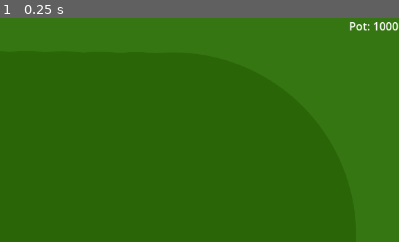
Above: before the commit, frame 1.
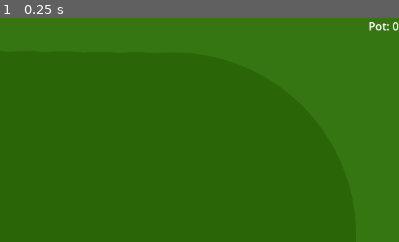
Above: after the commit, the same moment.

Repository: TiamatInteractive/Poker
Game: Godot game, scene res://game_table/Poker_Table.tscn
Same seed, same stepped clock (60 frames per second), same inputs: the game is played once before the commit and once after it.
Inputs:
- Up to frame 1 (0.25 s): no input
The pictures show only the part of the screen within x 50-100%, y 0-50%; the shares and areas given below are measured in that part.

The runs differ from the first frame. In frame 1, 0.3% of the frame differs, in the area x 87-100%, y 1-6%.

Commit message:
WIP: created base connection and started syncronization

Diff:
--- /dev/null
+++ b/Game.gd
@@ -0,0 +1,32 @@
+extends Node
+
+@onready var address_entry = $Main_Menu/CenterContainer/VBoxContainer/Addres_Entry
+@onready var main_menu = $Main_Menu
+@onready var table = $PokerTable
+
+const PORT = 18341
+var enet_peer = ENetMultiplayerPeer.new()
+
+func _ready():
+	get_tree().paused = true
+
+func _on_host_pressed():
+	table.show()
+	main_menu.hide()
+	enet_peer.create_server(PORT)
+	multiplayer.multiplayer_peer = enet_peer
+	multiplayer.peer_connected.connect(table.add_player)
+	get_tree().paused = false
+	table.big_binds = [200, 400, 800, 1600]
+	table.start_stack = 20000
+	table.add_player(multiplayer.get_unique_id())
+
+func _on_join_pressed():
+	table.show()
+	main_menu.hide()
+	enet_peer.create_client("localhost",PORT)
+	multiplayer.multiplayer_peer = enet_peer
+	get_tree().paused = false
+	table.add_players_from_id()
+	table.start_game()
+	pass # Replace with function body.
--- /dev/null
+++ b/Game.tscn
@@ -0,0 +1,76 @@
+[gd_scene load_steps=4 format=3 uid="uid://jdjrvdpkh57d"]
+
+[ext_resource type="Script" path="res://Game.gd" id="1_fmr3v"]
+[ext_resource type="PackedScene" uid="uid://bt253hpsg673w" path="res://game_table/Poker_Table.tscn" id="2_38sks"]
+
+[sub_resource type="SceneReplicationConfig" id="SceneReplicationConfig_g6kuh"]
+properties/0/path = NodePath("PokerTable:seed_const")
+properties/0/spawn = true
+properties/0/replication_mode = 1
+properties/1/path = NodePath("PokerTable:id_button")
+properties/1/spawn = true
+properties/1/replication_mode = 1
+properties/2/path = NodePath("PokerTable:players_id")
+properties/2/spawn = true
+properties/2/replication_mode = 1
+properties/3/path = NodePath("PokerTable:actual_bet")
+properties/3/spawn = true
+properties/3/replication_mode = 1
+properties/4/path = NodePath("PokerTable:big_binds")
+properties/4/spawn = true
+properties/4/replication_mode = 1
+properties/5/path = NodePath("PokerTable:start_stack")
+properties/5/spawn = true
+properties/5/replication_mode = 1
+properties/6/path = NodePath("PokerTable:debug")
+properties/6/spawn = true
+properties/6/replication_mode = 1
+properties/7/path = NodePath("PokerTable:number_player")
+properties/7/spawn = true
+properties/7/replication_mode = 1
+
+[node name="Game" type="Node"]
+process_mode = 3
+script = ExtResource("1_fmr3v")
+
+[node name="PokerTable" parent="." instance=ExtResource("2_38sks")]
+process_mode = 1
+visible = false
+debug = false
+
+[node name="Main_Menu" type="PanelContainer" parent="."]
+anchors_preset = 15
+anchor_right = 1.0
+anchor_bottom = 1.0
+grow_horizontal = 2
+grow_vertical = 2
+
+[node name="CenterContainer" type="CenterContainer" parent="Main_Menu"]
+layout_mode = 2
+
+[node name="VBoxContainer" type="VBoxContainer" parent="Main_Menu/CenterContainer"]
+layout_mode = 2
+
+[node name="MainMenu" type="Label" parent="Main_Menu/CenterContainer/VBoxContainer"]
+layout_mode = 2
+text = "Main Menu"
+horizontal_alignment = 1
+
+[node name="Host" type="Button" parent="Main_Menu/CenterContainer/VBoxContainer"]
+layout_mode = 2
+text = "Host"
+
+[node name="Join" type="Button" parent="Main_Menu/CenterContainer/VBoxContainer"]
+layout_mode = 2
+text = "Join"
+
+[node name="Addres_Entry" type="LineEdit" parent="Main_Menu/CenterContainer/VBoxContainer"]
+layout_mode = 2
+placeholder_text = "Enter Address"
+expand_to_text_length = true
+
+[node name="MultiplayerSynchronizer2" type="MultiplayerSynchronizer" parent="."]
+replication_config = SubResource("SceneReplicationConfig_g6kuh")
+
+[connection signal="pressed" from="Main_Menu/CenterContainer/VBoxContainer/Host" to="." method="_on_host_pressed"]
+[connection signal="pressed" from="Main_Menu/CenterContainer/VBoxContainer/Join" to="." method="_on_join_pressed"]
--- a/class/bet.gd
+++ b/class/bet.gd
@@ -1,3 +1,3 @@
 extends Node
 
-static var pot:int = 1000
+static var pot:int = 0
--- a/class/hand_power.gd
+++ b/class/hand_power.gd
@@ -1,7 +1,7 @@
 extends Node
 
 # Return 0 or [5-14], 0 being that there is not flush and 2-14 the highest value from the flush
-func flush(hand:Hand, table: Array[Card])->int:
+func flush(hand:Hand, table: Array)->int:
 	var cont = 0
 	var biggest_naipe_id = 0
 	var biggest_naipe_value = 0
@@ -34,7 +34,7 @@
 	return 0
 
 # Return 0 or [5-14], 0 being that there is not straight and 2-14 the highest value from the straight
-func straight(all_cards:Array[Card])->int:
+func straight(all_cards:Array)->int:
 	var biggest_number = 0
 	var straight_size = 0
 	var max_straight_size = 0
@@ -57,7 +57,7 @@
 	return 0
 
 # Return 0 or [5-14], 0 being that there is not a straight_flush and 2-14 the highest value from the straight_flush
-func straight_flush(all_cards:Array[Card])->int:
+func straight_flush(all_cards:Array)->int:
 	var naipe : Dictionary = {}
 	for i in all_cards:
 		if naipe.has(i.color):
@@ -79,7 +79,7 @@
 # [3000-3014] being that the most valuable a three of a kind and return the value of the three of a kind
 # [7000-7014] being that the most valuable a four of a kind and return the value of the four of a kind
 
-func verify_multiple(all_cards:Array[Card])->int:
+func verify_multiple(all_cards:Array)->int:
 	var multiple = 0
 	var value = 0
 	var is_multi_equal = 0
@@ -105,7 +105,7 @@
 # Return 0 or [1000-1014]
 # 0 being that there is no second pair value
 # [1000-1014] being that there is a second pair and return the value of the pair
-func verify_multiple_secondary(all_cards:Array[Card])->int:
+func verify_multiple_secondary(all_cards:Array)->int:
 	var multiple = 0
 	var value = 0
 	var multiple_second = 0
@@ -127,7 +127,7 @@
 	if multiple_second == 1:
 		return 10000 + value_second
 	return 0
-func get_high_card_pair(hand:Hand, table:Array[Card], look_at_most:int, not_this:Array[int])-> int:
+func get_high_card_pair(hand:Hand, table:Array, look_at_most:int, not_this:Array[int])-> int:
 	table.sort_custom(compare_by_value)
 	var cards = hand.get_card().filter(func(card): return !not_this.has(card.get_value()))
 	cards.sort_custom(compare_by_value)
@@ -149,7 +149,7 @@
 			total += i.get_value()-2
 	return total
 
-func get_high_card(hand:Hand, table:Array[Card])-> int:
+func get_high_card(hand:Hand, table:Array)-> int:
 	table.sort_custom(compare_by_value)
 	var card1 = hand.card1
 	var card2 = hand.card2
@@ -173,9 +173,9 @@
 			cont += 1
 	return total
 
-func get_value_hand(hand:Hand, table:Array[Card]):
+func get_value_hand(hand:Hand, table:Array):
 	var is_flush = flush(hand,table.duplicate())
-	var all_cards:Array[Card] = table.duplicate()
+	var all_cards:Array = table.duplicate()
 	all_cards.append_array(hand.get_card())
 	all_cards.sort_custom(compare_by_value)
 	var is_straight = straight(all_cards)
--- a/class/player.gd
+++ b/class/player.gd
@@ -1,6 +1,6 @@
 class_name Player
 
-var id:String
+var id:int
 var name:String
 var chair:int
 var hand: Hand
@@ -19,7 +19,7 @@
 var action: String
 var mark:String
 
-func _init(stack_:int,chair_:int, is_ia_:bool = true):
+func _init(stack_:int,chair_:int, id_:int, is_ia_:bool = true):
 	stack = stack_
 	actual_bet = 0
 	is_playing = true
@@ -30,3 +30,4 @@
 		name = "IA " + str(chair_)
 	else:
 		name = "Guilherme"
+	id = id_
--- a/game_table/Poker_Table.gd
+++ b/game_table/Poker_Table.gd
@@ -11,20 +11,28 @@
 const x_offset = [72.5,45,0,-45,-72.5,-45,0,-45]
 const y_offset = [0,45,72.5,45,0,-45,75.5,45]
 const rotation_degrees_cards = [0, 45, 90, 135, 180, 225, 270, 315]
-var start_stack:int
+var pot:int:
+	get:
+		return pot
+	set(value):
+		pot = value
+		bet_menu.pot = value
 var step:int
 var packet:Packet
+@export var seed_const:int = 12
 var id_player_actual:int
-var id_button:int
+@export var id_button:int
 var big_bind:int
 var small_bind:int
-var actual_bet:int
-var players: Array
-var table: Array[Card]
+@export var actual_bet:int
+var players: Array = []
+@export var players_id: Array = []
+@export var table: Array
 var hands_draw: Array
 var table_draw: Array
 const scale1 = Vector2(0.25, 0.25)
-@export var big_binds:Array[int]
+@export var big_binds: Array = [100]
+@export var start_stack = 0
 @export var number_player:int
 @export var debug:bool = true
 
@@ -34,28 +42,49 @@
 func _ready():
 	packet = Packet.new()
 	step = 0
+	if debug:
+		big_binds = [100, 200, 400, 800]
+		number_player = 2
+		start_stack = 10000
+		players.append(Player.new(start_stack, 0, 1, false))
+		for i in range(number_player-1):
+			players.append(Player.new(start_stack, i+1,1))
+		start_game()
+	#for i in range(number_player):
+		#players.append(Player.new(start_stack,i))
+
+func add_player(peer_id):
+	var test = players_id.duplicate()
+	test.append(peer_id)
+	players_id = test
+	players.append(Player.new(start_stack, number_player, peer_id, false))
+	number_player += 1
+	if number_player > 1:
+		start_game()
+
+func add_players_from_id():
+	for i in range(players.size(), players_id.size()):
+		players.append(Player.new(start_stack, number_player, players_id[i], false))
+
+
+func start_game():
 	id_button = randi_range(0, number_player-1)
 	id_player_actual = id_button
-	if debug:
-		big_binds = [100, 200, 400, 800]
-		actual_bet = 0
-		number_player = 2
-		start_stack = 10000
-		players.append(Player.new(start_stack, 0, false))
-		for i in range(number_player-1):
-			players.append(Player.new(start_stack, i+1))
+	var p = players
+	actual_bet = 0
 	big_bind = big_binds[0]
 	small_bind = big_bind/2
-	#for i in range(number_player):
-		#players.append(Player.new(start_stack,i))
 	ui_menu.set_players_value(players)
 	$Start.start()
+
 
 # Called every frame. 'delta' is the elapsed time since the previous frame.
 func _process(_delta):
 	$HBoxContainer.size = Vector2(get_viewport_rect().size.x,0)
-	$HBoxContainer/Pot.text = "Pot: " + str(Bet.pot)
+	$HBoxContainer/Pot.text = "Pot: " + str(pot)
 	$Mesa.size = get_viewport_rect().size
+	if players.size()<players_id.size():
+		add_players_from_id()
 
 func _on_bet_menu_call_check():
 	players[id_player_actual].was_played = true
@@ -83,7 +112,7 @@
 	#raise animation
 
 func _on_start_timeout():
-	Bet.pot = 0
+	pot = 0
 	table = []
 	id_button = (id_button + 1)%number_player
 	step = 0
@@ -126,10 +155,11 @@
 		$Ia.start()
 		return
 	$FoldTime.start()
-	bet_menu.visible = true
-	bet_menu.actual_bet = actual_bet
-	var stack = players[id_player_actual].stack
-	bet_menu.max_bet = players[id_player_actual].stack
+	if multiplayer.get_unique_id() == players[id_player_actual].id:
+		bet_menu.visible = true
+		bet_menu.actual_bet = actual_bet
+		var stack = players[id_player_actual].stack
+		bet_menu.max_bet = players[id_player_actual].stack
 
 func next_step():
 	players = players.map(set_player_not_played)
@@ -158,11 +188,14 @@
 		$Table.remove_child(i)
 	table_draw = []
 	#1: Start the round
+	seed_const = randi_range(0, 100000)
+	seed(seed_const)
 	packet.set_new_packet()
 	#2: Set big and small binds
+	var p = players
 	players = players.map(set_player_start)
 	bet_menu.min_bet = big_bind
-	players[id_button].mark = "D"
+	players[id_button%number_player].mark = "D"
 	var small_binder = players[(id_button+1)%number_player]
 	var bet = select_bet(small_binder,small_bind)
 	small_binder.actual_bet = bet
@@ -225,8 +258,7 @@
 		cont += 1
 		print("winner: " + players[winner].hand.card1.get_text() + players[winner].hand.card1.color)
 		print("winner: " + players[winner].hand.card2.get_text() + players[winner].hand.card2.color)
-		var pot = Bet.pot
-		var pot_value = Bet.pot/winner_id.size()
+		var pot_value = pot/winner_id.size()
 		players[winner].stack += pot_value
 	players = players.filter(func(player:Player): return player.stack > 0)
 	number_player = players.size()
@@ -250,7 +282,7 @@
 
 func set_player_not_played(player:Player) -> Player:
 	player.was_played = false
-	Bet.pot += player.actual_bet
+	pot += player.actual_bet
 	player.actual_bet = 0
 	player.action = ""
 	if !player.is_playing:
--- a/game_table/Poker_Table.tscn
+++ b/game_table/Poker_Table.tscn
@@ -5,7 +5,7 @@
 [ext_resource type="PackedScene" uid="uid://v7w3tpxr42sl" path="res://interface/Bet_Menu.tscn" id="3_a0l1h"]
 [ext_resource type="PackedScene" uid="uid://cffwpsat3dr2y" path="res://interface/UI_Bet.tscn" id="4_2blqj"]
 
-[node name="Game" type="Control"]
+[node name="PokerTable" type="Control"]
 layout_mode = 3
 anchors_preset = 0
 size_flags_horizontal = 3
--- a/interface/Bet_Menu.gd
+++ b/interface/Bet_Menu.gd
@@ -25,21 +25,21 @@
 		return max_bet
 	set(value):
 		max_bet = value
-		if max_bet > Bet.pot:
+		if max_bet > pot:
 			$BetContainer/Buttons/Pot.visible = true
 		else:
 			$BetContainer/Buttons/Pot.visible = false
-		if max_bet > int(Bet.pot/3 * 2):
+		if max_bet > int(pot/3 * 2):
 			$BetContainer/Buttons/TwoThirdPot.visible = true
 		else:
 			$BetContainer/Buttons/Pot.visible = false
-		if max_bet > int(Bet.pot/2):
+		if max_bet > int(pot/2):
 			$BetContainer/Buttons/HalfPot.visible = true
 		else:
 			$BetContainer/Buttons/Pot.visible = false
 		$BetContainer/Value/RaiseSlider.max_value = max_bet
 
-
+var pot:int = 0
 var raise_value:int = 120
 signal call_check()
 signal raise(value:int)
@@ -66,14 +66,14 @@
 	$BetContainer.visible = false
 
 func _on_pot_pressed():
-	raise_value = Bet.pot
+	raise_value = pot
 
 func _on_two_third_pot_pressed():
-	raise_value = int(Bet.pot/3*2)
+	raise_value = int(pot/3*2)
 
 
 func _on_half_pot_pressed():
-	raise_value = int(Bet.pot/2)
+	raise_value = int(pot/2)
 
 
 
--- a/project.godot
+++ b/project.godot
@@ -17,7 +17,6 @@
 
 [autoload]
 
-Bet="*res://class/bet.gd"
 HandPower="*res://class/hand_power.gd"
 
 [rendering]
